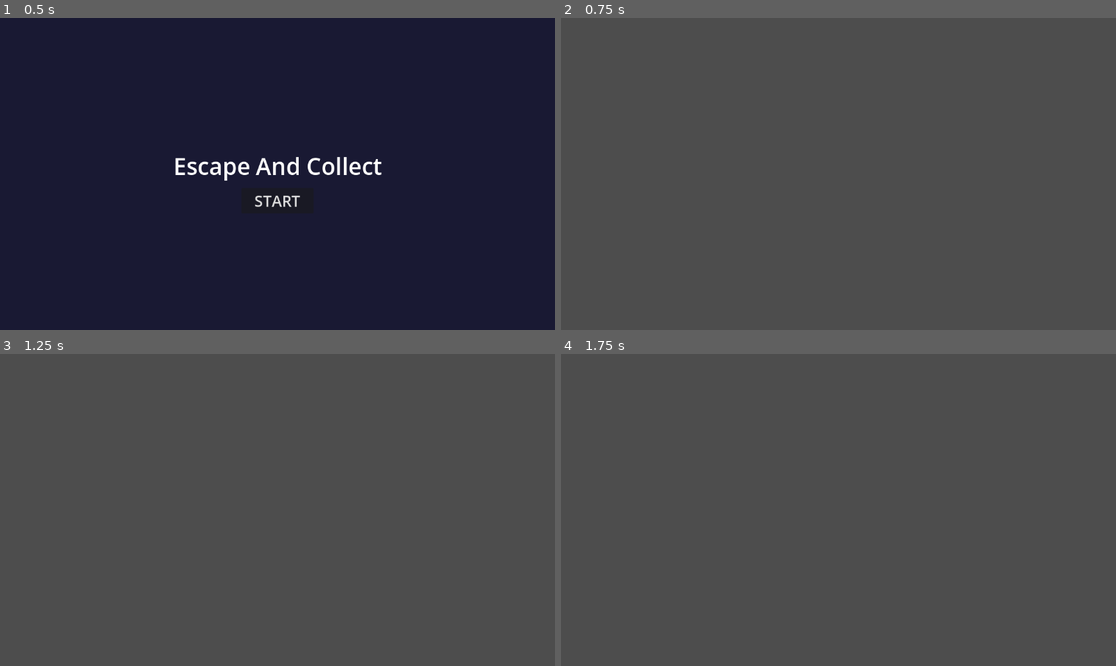
Above: before the commit, frames 1-4 (two rows, left to right).
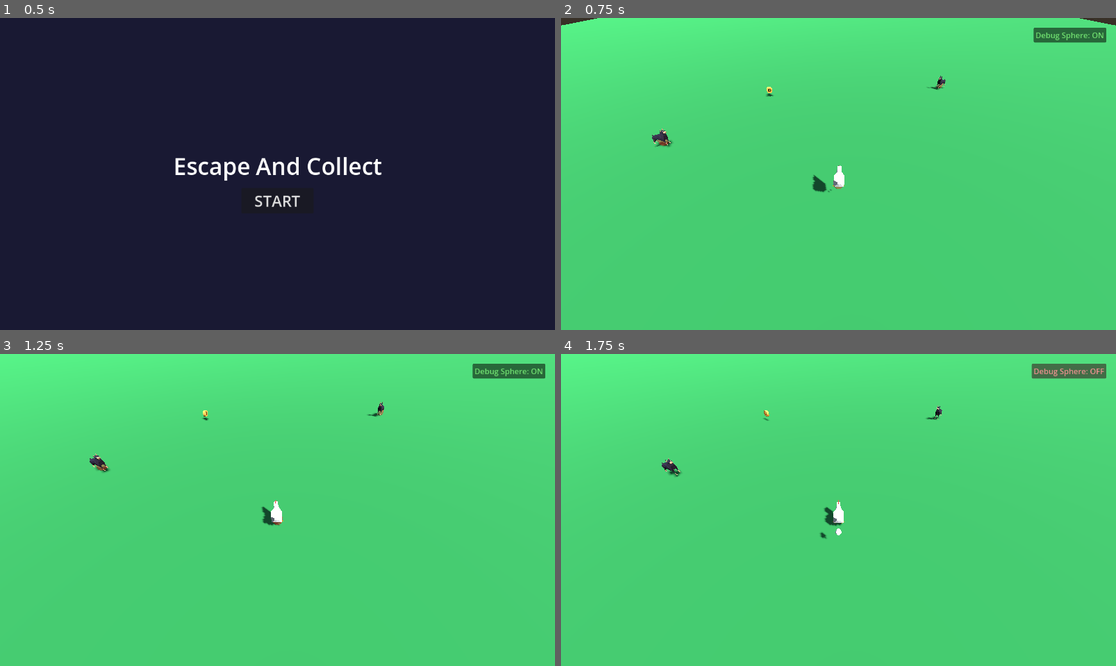
Above: after the commit, the same moments.

Repository: ateliee/escape-and-collect
Game: Godot game, scene res://Scenes/Main.tscn
Same seed, same stepped clock (60 frames per second), same inputs: the game is played once before the commit and once after it.
Inputs (mouse positions are in pixels of both pictures, inside the frame that each line leads up to):
- Up to frame 1 (0.5 s): no input
- Up to frame 2 (0.75 s): click "START" at 0.5 s
- Up to frame 3 (1.25 s): no input
- Up to frame 4 (1.75 s): click (1071, 369) at 1.25 s, where only the run after the commit has a clickable "Debug Sphere: ON"

Frame 1 is identical in both runs. In frame 2, 100% of the frame differs, in the area x 0-100%, y 0-100%; in frame 3, 100%; in frame 4, 100%.
Error before the commit: Parse Error: Could not preload resource file "res://Scenes/Entities/Player.tscn". (res://Scripts/Game/World.gd:12)

Commit message:
feat: implement universal debug visualization toggle and add egg hatch particle effect

Diff:
--- /dev/null
+++ b/Assets/Materials/DebugMaterial.tres
@@ -0,0 +1,5 @@
+[gd_resource type="StandardMaterial3D" format=3 uid="uid://debugmat0001"]
+
+[resource]
+transparency = 1
+albedo_color = Color(1, 0, 0, 0.4)
--- a/Scenes/Entities/Chick.tscn
+++ b/Scenes/Entities/Chick.tscn
@@ -2,12 +2,18 @@
 
 [ext_resource type="Script" uid="uid://ce6p1s8y1qamb" path="res://Scripts/Entities/Chick.gd" id="1_chick"]
 [ext_resource type="PackedScene" uid="uid://cupwqv2birita" path="res://Assets/Models/chick.glb" id="2_model"]
+[ext_resource type="Material" uid="uid://debugmat0001" path="res://Assets/Materials/DebugMaterial.tres" id="1_debug_mat"]
+
+[sub_resource type="CapsuleMesh" id="CapsuleMesh_chick_debug"]
+material = ExtResource("1_debug_mat")
+radius = 0.2
+height = 0.5
 
 [sub_resource type="CapsuleShape3D" id="CapsuleShape3D_chick"]
 radius = 0.2
 height = 0.5
 
-[node name="Chick" type="CharacterBody3D" unique_id=1186443249]
+[node name="Chick" type="CharacterBody3D" groups=["chick"] unique_id=1186443249]
 collision_layer = 0
 script = ExtResource("1_chick")
 
@@ -20,3 +26,7 @@
 
 [node name="chick" parent="ModelRoot" unique_id=293269097 instance=ExtResource("2_model")]
 transform = Transform3D(-0.899996, 0, -0.0026859886, 0, 0.9, 0, 0.0026859886, 0, -0.899996, 0, 44.252808, 0)
+
+[node name="DebugMesh" type="MeshInstance3D" parent="."]
+transform = Transform3D(1, 0, 0, 0, 1, 0, 0, 0, 1, 0, 0.25, 0)
+mesh = SubResource("CapsuleMesh_chick_debug")
--- a/Scenes/Entities/Egg.tscn
+++ b/Scenes/Entities/Egg.tscn
@@ -2,11 +2,17 @@
 
 [ext_resource type="Script" path="res://Scripts/Entities/Egg.gd" id="1_egg"]
 [ext_resource type="PackedScene" path="res://Assets/Models/egg.glb" id="2_model"]
+[ext_resource type="Material" uid="uid://debugmat0001" path="res://Assets/Materials/DebugMaterial.tres" id="1_debug_mat"]
+
+[sub_resource type="SphereMesh" id="SphereMesh_egg_debug"]
+material = ExtResource("1_debug_mat")
+radius = 0.3
+height = 0.6
 
 [sub_resource type="SphereShape3D" id="SphereShape3D_egg"]
 radius = 0.3
 
-[node name="Egg" type="RigidBody3D"]
+[node name="Egg" type="RigidBody3D" groups=["egg"]]
 collision_layer = 8
 collision_mask = 1
 script = ExtResource("1_egg")
@@ -18,3 +24,6 @@
 transform = Transform3D(1.0, 0, 0, 0, 1.0, 0, 0, 0, 1.0, 0, 0, 0)
 
 [node name="egg" parent="ModelRoot" instance=ExtResource("2_model")]
+
+[node name="DebugMesh" type="MeshInstance3D" parent="."]
+mesh = SubResource("SphereMesh_egg_debug")
--- /dev/null
+++ b/Scenes/Entities/EggHatchEffect.tscn
@@ -0,0 +1,37 @@
+[gd_scene format=3 uid="uid://d2r0b4iaq8k2v"]
+
+[sub_resource type="StandardMaterial3D" id="StandardMaterial3D_hatch"]
+shading_mode = 0
+albedo_color = Color(1, 0.9, 0.4, 1)
+
+[sub_resource type="ParticleProcessMaterial" id="ParticleProcessMaterial_hatch"]
+direction = Vector3(0, 1, 0)
+spread = 60.0
+initial_velocity_min = 3.0
+initial_velocity_max = 5.0
+scale_min = 0.5
+scale_max = 1.0
+
+[sub_resource type="SphereMesh" id="SphereMesh_hatch"]
+radius = 0.1
+height = 0.2
+
+[sub_resource type="GDScript" id="GDScript_auto_free"]
+script/source = "extends GPUParticles3D
+
+func _ready():
+	emitting = true
+	await get_tree().create_timer(1.0).timeout
+	queue_free()
+"
+
+[node name="EggHatchEffect" type="GPUParticles3D"]
+material_override = SubResource("StandardMaterial3D_hatch")
+emitting = false
+amount = 12
+lifetime = 0.6
+one_shot = true
+explosiveness = 1.0
+process_material = SubResource("ParticleProcessMaterial_hatch")
+draw_pass_1 = SubResource("SphereMesh_hatch")
+script = SubResource("GDScript_auto_free")
--- a/Scenes/Entities/Enemy.tscn
+++ b/Scenes/Entities/Enemy.tscn
@@ -2,17 +2,14 @@
 
 [ext_resource type="Script" uid="uid://dp4kwij5tf5oy" path="res://Scripts/Entities/Enemy.gd" id="1_enemy"]
 [ext_resource type="PackedScene" uid="uid://b7h67scv4ncny" path="res://Assets/Models/dog.glb" id="2_model"]
+[ext_resource type="Material" uid="uid://debugmat0001" path="res://Assets/Materials/DebugMaterial.tres" id="1_debug_mat"]
 
 [sub_resource type="CapsuleShape3D" id="CapsuleShape3D_y1b2a"]
 radius = 0.92626953
 height = 1.8525391
 
-[sub_resource type="StandardMaterial3D" id="StandardMaterial3D_red"]
-transparency = 1
-albedo_color = Color(1, 0, 0, 0.4)
-
 [sub_resource type="CapsuleMesh" id="CapsuleMesh_debug"]
-material = SubResource("StandardMaterial3D_red")
+material = ExtResource("1_debug_mat")
 radius = 0.4
 height = 1.0
 
--- a/Scenes/Entities/Player.tscn
+++ b/Scenes/Entities/Player.tscn
@@ -2,6 +2,12 @@
 
 [ext_resource type="Script" path="res://Scripts/Entities/Player.gd" id="1_player"]
 [ext_resource type="PackedScene" path="res://Assets/Models/chicken.glb" id="2_chicken"]
+[ext_resource type="Material" uid="uid://debugmat0001" path="res://Assets/Materials/DebugMaterial.tres" id="1_debug_mat"]
+[sub_resource type="CapsuleMesh" id="CapsuleMesh_player_debug"]
+material = ExtResource("1_debug_mat")
+radius = 0.4
+height = 1.0
+
 [sub_resource type="CapsuleShape3D" id="CapsuleShape3D_y1b2a"]
 radius = 0.4
 height = 1.0
@@ -10,7 +16,7 @@
 albedo_color = Color(0.2, 0.5, 0.8, 1)
 
 [sub_resource type="CapsuleMesh" id="CapsuleMesh_body"]
-material = SubResource("StandardMaterial3D_blue")
+material = ExtResource("1_debug_mat")
 radius = 0.4
 height = 1.0
 
@@ -39,15 +45,6 @@
 
 [node name="Camera3D" type="Camera3D" parent="SpringArm3D"]
 
-[sub_resource type="StandardMaterial3D" id="StandardMaterial3D_blue"]
-transparency = 1
-albedo_color = Color(0, 0, 1, 0.4)
-
-[sub_resource type="CapsuleMesh" id="CapsuleMesh_player_debug"]
-material = SubResource("StandardMaterial3D_blue")
-radius = 0.4
-height = 1.0
-
 [node name="DebugMesh" type="MeshInstance3D" parent="."]
 transform = Transform3D(1, 0, 0, 0, 1, 0, 0, 0, 1, 0, 0.5, 0)
 visible = false
--- a/Scripts/Entities/Egg.gd
+++ b/Scripts/Entities/Egg.gd
@@ -36,6 +36,8 @@
 	hatched = true
 
 	var chick = chick_scene.instantiate()
+	if chick.has_method("toggle_debug"):
+		chick.toggle_debug(is_debug_on)
 	get_parent().call_deferred("add_child", chick)
 	chick.global_position = global_position
 
@@ -43,6 +45,8 @@
 
 	queue_free()
 
+var is_debug_on = true
 func toggle_debug(show: bool):
+	is_debug_on = show
 	if has_node("DebugMesh"):
 		$DebugMesh.visible = show
--- a/Scripts/Entities/Player.gd
+++ b/Scripts/Entities/Player.gd
@@ -95,6 +95,8 @@
 	throw_dir.y = 1.0 # arc upwards
 	egg.linear_velocity = throw_dir.normalized() * throw_force
 
+	if egg.has_method("toggle_debug"):
+		egg.toggle_debug(is_debug_on)
 	get_parent().call_deferred("add_child", egg)
 
 func _process(delta):
@@ -121,6 +123,8 @@
 	if world.has_method("trigger_game_over"):
 		world.trigger_game_over()
 
+var is_debug_on = true
 func toggle_debug(show: bool):
+	is_debug_on = show
 	if has_node("DebugMesh"):
 		$DebugMesh.visible = show
--- a/Scripts/Game/World.gd
+++ b/Scripts/Game/World.gd
@@ -15,7 +15,7 @@
 @onready var floor_node = $Floor
 
 var debug_btn: Button
-var is_debug_sphere_on = false
+var is_debug_sphere_on = true
 
 func _ready():
 	# Spawn player
@@ -65,6 +65,12 @@
 		canvas.add_child(debug_btn)
 		_update_debug_btn_visuals()
 
+		# Sync initial state for all entities
+		get_tree().call_group("player", "toggle_debug", is_debug_sphere_on)
+		get_tree().call_group("enemy", "toggle_debug", is_debug_sphere_on)
+		get_tree().call_group("chick", "toggle_debug", is_debug_sphere_on)
+		get_tree().call_group("egg", "toggle_debug", is_debug_sphere_on)
+
 func _update_debug_btn_visuals():
 	if is_debug_sphere_on:
 		debug_btn.text = "Debug Sphere: ON"
@@ -77,10 +83,10 @@
 	is_debug_sphere_on = not is_debug_sphere_on
 	_update_debug_btn_visuals()
 
-	var enemies = get_tree().get_nodes_in_group("enemy")
-	for enemy in enemies:
-		if enemy.has_method("toggle_debug"):
-			enemy.toggle_debug(is_debug_sphere_on)
+	get_tree().call_group("player", "toggle_debug", is_debug_sphere_on)
+	get_tree().call_group("enemy", "toggle_debug", is_debug_sphere_on)
+	get_tree().call_group("chick", "toggle_debug", is_debug_sphere_on)
+	get_tree().call_group("egg", "toggle_debug", is_debug_sphere_on)
 
 func _process(_delta):
 	if is_instance_valid(player):
